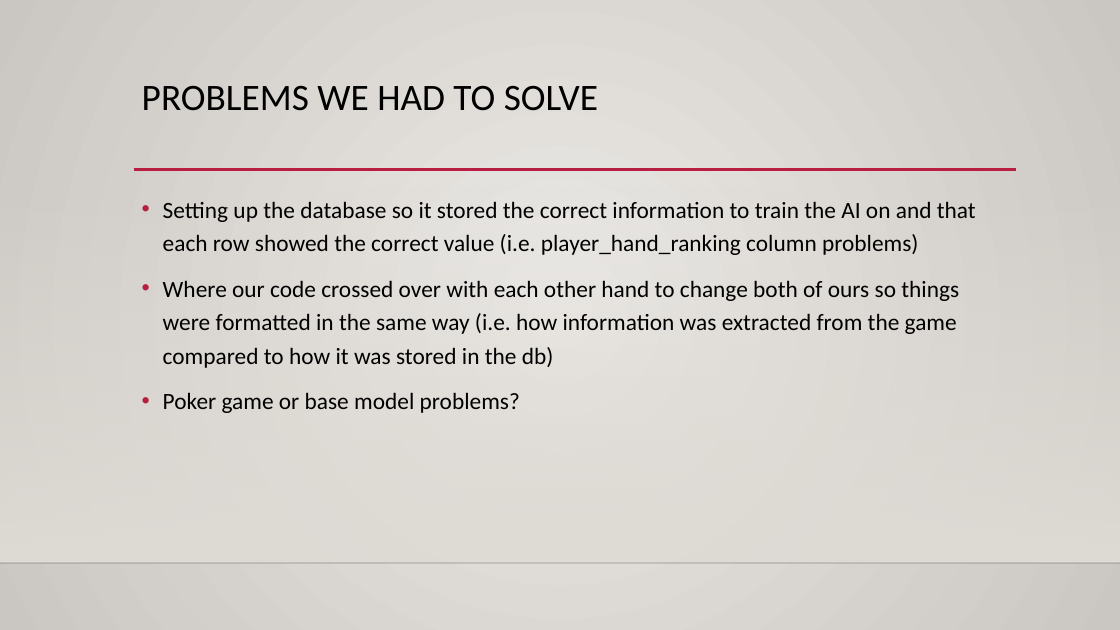
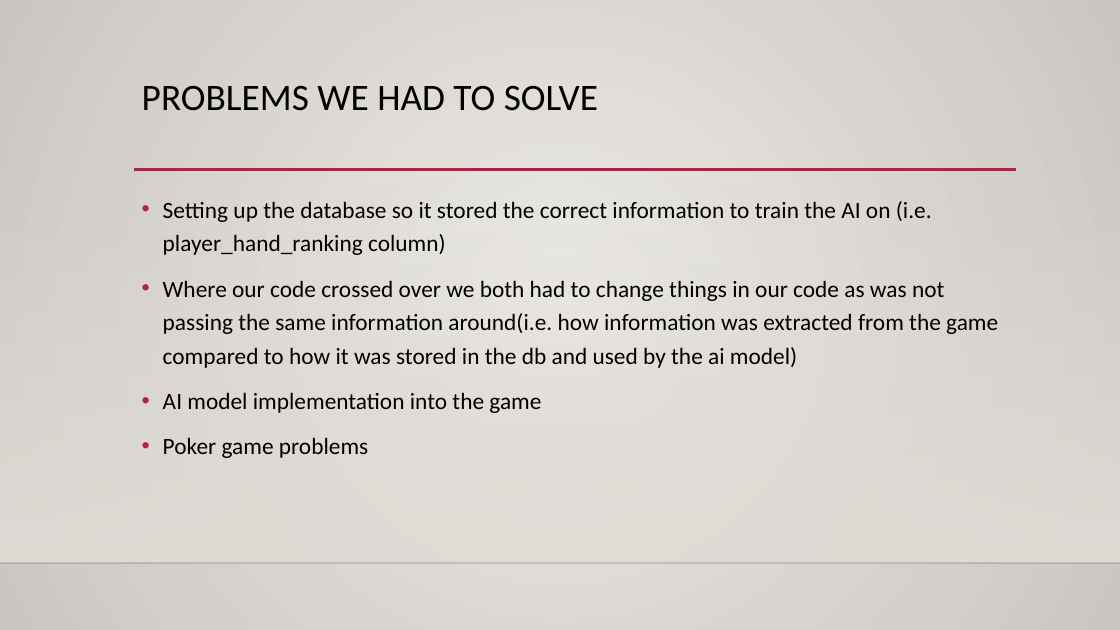
Before and after one commit to Tilley02/Poker-AI, a slide deck: slide 3 of powerpoint/poker ai presentation.pptx. Drawn at 1120x630 pixels with LibreOffice and Linux fonts; fonts in the diff are those of the drawing; background and template pictures are left out. Boxes give left, top, right and bottom in pixels: in the first picture for what was removed or moved away, otherwise in the second. Text is boxed around its words. In the diff, an @@ line names an element or a change of style, - is before the commit and + after.

```diff
--- a/powerpoint/poker ai presentation.pptx
+++ b/powerpoint/poker ai presentation.pptx
@@ text at bbox=[163, 201, 998, 458]: text changed @@
-• Setting up the database so it stored the correct information to train the AI on and that each row showed the correct value (i.e. player_hand_ranking column problems)
-• Where our code crossed over with each other hand to change both of ours so things were formatted in the same way (i.e. how information was extracted from the game compared to how it was stored in the db)
-• Poker game or base model problems?
+• Setting up the database so it stored the correct information to train the AI on (i.e. player_hand_ranking column)
+• Where our code crossed over we both had to change things in our code as was not passing the same information around(i.e. how information was extracted from the game compared to how it was stored in the db and used by the ai model)
+• AI model implementation into the game
+• Poker game problems
```
Also in this commit, not shown: 1 other slide changed.
